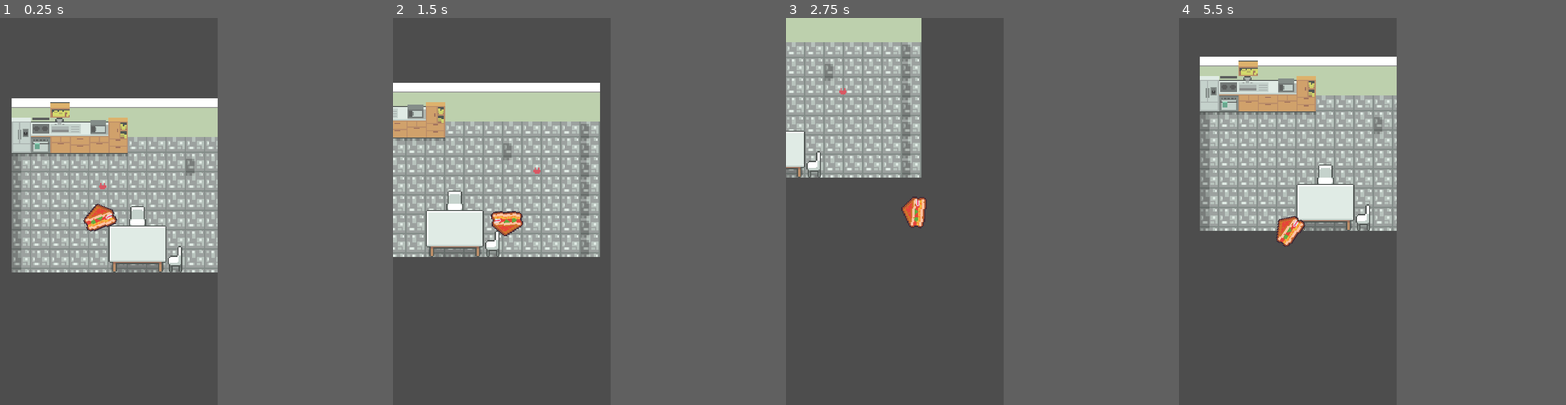
Above: before the commit, frames 1-4 (left to right).
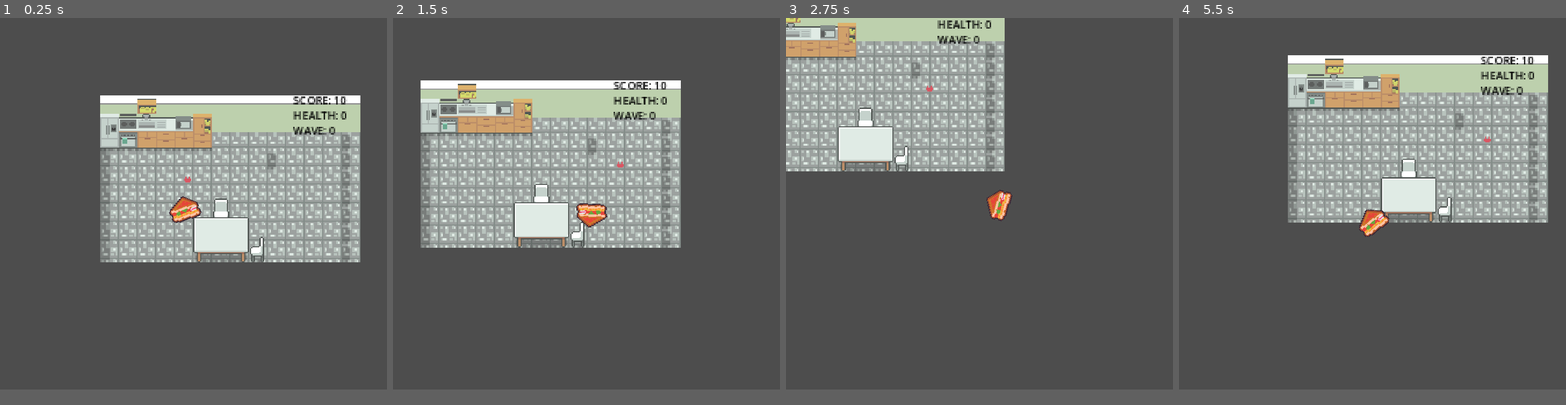
Above: after the commit, the same moments.

Repository: helenzhangyc/BurgerStrike
Game: Godot game, scene res://scenes/levels/Helen.tscn
The game is run twice, just before and just after one commit, with the same random seed, the same clock (stepped at 60 frames per second) and the same inputs. The project has no main scene, so this scene is started directly.
Inputs (mouse positions are in pixels of both pictures, inside the frame that each line leads up to):
- Up to frame 1 (0.25 s): no input
- Up to frame 2 (1.5 s): move the mouse to (547, 192) at 0.52 s; hold D (right) 0.53-1.28 s; tap Space (shoot) at 0.6, 1.35 s; move the mouse to (458, 230) at 1.27 s; hold S (down) from 1.28 s (still down)
- Up to frame 3 (2.75 s): move the mouse to (917, 126) at 2.02 s; release S (down) at 2.03 s; hold D (right) from 2.03 s (still down); tap Space (shoot) at 2.1 s
- Up to frame 4 (5.5 s): move the mouse to (1275, 288) at 2.77 s; release D (right) at 2.78 s; hold W (up) 2.78-3.53 s; tap Space (shoot) every 0.75 s from 2.85 to 5.1 s; move the mouse to (1353, 269) at 3.52 s; hold A (left) 3.53-5.03 s; move the mouse to (1221, 153) at 4.27 s; move the mouse to (1298, 211) at 5.02 s; hold S (down) from 5.03 s (still down)
The window is 450x800 before the commit and 800x768 after it. Grey fills any space a smaller window leaves; there, only what the larger window draws over its background counts as a difference.

The runs differ from the first frame. In frame 1, 35% of the frame differs, in the area x 3-94%, y 20-66%; in frame 2, 25%; in frame 3, 18%; in frame 4, 35%, in the area x 5-96%, y 9-60%.
Error after the commit: Invalid access to property or key 'change_score' on a base object of type 'Node (SignalBus.gd)'. (res://scenes/levels/ScoreLabel.gd:16)

Commit message:
Helen/UI (#6)
* queue-based shooting system

* implemented bullet queue for player

* add sauces

* add the ui for score, health, and wave display

Diff:
--- a/project.godot
+++ b/project.godot
@@ -22,7 +22,7 @@
 
 [display]
 
-window/size/viewport_width=540
+window/size/viewport_width=1000
 window/size/viewport_height=960
 window/stretch/mode="canvas_items"
 
--- a/scenes/levels/Helen.tscn
+++ b/scenes/levels/Helen.tscn
@@ -1,10 +1,11 @@
-[gd_scene load_steps=8 format=3 uid="uid://b7uqo3rkxvtah"]
+[gd_scene load_steps=9 format=3 uid="uid://b7uqo3rkxvtah"]
 
 [ext_resource type="Script" path="res://scripts/GameManager.gd" id="1_58sx5"]
 [ext_resource type="Texture2D" uid="uid://tpf23uytvwei" path="res://sprites/tileset.png" id="2_7w1ph"]
 [ext_resource type="PackedScene" uid="uid://cwre7pomfe73u" path="res://scenes/Player.tscn" id="3_5pmu0"]
 [ext_resource type="PackedScene" uid="uid://c0ujo7raol74o" path="res://scenes/Enemy.tscn" id="4_r0jya"]
 [ext_resource type="Script" path="res://scripts/Camera.gd" id="5_bdovx"]
+[ext_resource type="Script" path="res://scenes/levels/ScoreLabel.gd" id="6_lbpms"]
 
 [sub_resource type="TileSetAtlasSource" id="TileSetAtlasSource_lrw20"]
 texture = ExtResource("2_7w1ph")
@@ -294,3 +295,25 @@
 script = ExtResource("5_bdovx")
 TargetNodepath = NodePath("../Player")
 lerpspeed = 0.1
+
+[node name="UserInterface" type="Control" parent="."]
+layout_mode = 3
+anchors_preset = 0
+offset_right = 40.0
+offset_bottom = 40.0
+
+[node name="ScoreLabel" type="Label" parent="UserInterface"]
+layout_mode = 0
+offset_left = 54.0
+offset_top = -83.0
+offset_right = 107.0
+offset_bottom = -41.0
+scale = Vector2(1.03473, 1.06826)
+theme_override_colors/font_color = Color(0, 0, 0, 1)
+theme_override_constants/line_spacing = -2
+theme_override_font_sizes/font_size = 9
+text = "Score: 0
+Health: 0
+Wave: 0"
+uppercase = true
+script = ExtResource("6_lbpms")
--- /dev/null
+++ b/scenes/levels/RichTextLabel.gd
@@ -0,0 +1,11 @@
+extends RichTextLabel
+
+
+# Called when the node enters the scene tree for the first time.
+func _ready():
+	pass # Replace with function body.
+
+
+# Called every frame. 'delta' is the elapsed time since the previous frame.
+func _process(delta):
+	pass
--- /dev/null
+++ b/scenes/levels/ScoreLabel.gd
@@ -0,0 +1,21 @@
+extends Label
+
+@onready var signal_bus = get_node("/root/SignalBus")
+
+var score = 10
+var health = 0
+var wave = 0
+
+func _on_change_score():
+	score += 1
+	text = "Score: %s" % score
+
+
+# Called when the node enters the scene tree for the first time.
+func _ready():
+	signal_bus.change_score.connect(_on_change_score)
+
+
+# Called every frame. 'delta' is the elapsed time since the previous frame.
+func _process(delta):
+	self.text = "Score: " + str(score) + "\n" + "Health: " + str(health) + "\n" + "Wave: " + str(wave)
--- a/scripts/Bullet.gd
+++ b/scripts/Bullet.gd
@@ -2,6 +2,8 @@
 
 @export var speed: int = 200
 @export var dir: Vector2 = Vector2(0, -1)
+
+@onready var shooter = load("res://scripts/Shooter.gd").new()
 
 func set_dir(dir):
 	self.dir = dir
--- a/scripts/GameManager.gd
+++ b/scripts/GameManager.gd
@@ -21,6 +21,7 @@
 	var bullet = bullet_scene.instantiate()
 	bullet.global_position = location
 	bullet.rotation = rotation
+
 	#bullet_container.add_child(bullet)
 
 func _on_bullet_shoot_player(bullet_scene, location, rotation):
@@ -31,4 +32,5 @@
 	# var curr_bullet_type = shooter.shoot_bullet(shooter.shooting_queue)
 	# bullet.modulate = shooter.bullet_type[curr_bullet_type]
 
+
 	pass
--- a/scripts/Player.gd
+++ b/scripts/Player.gd
@@ -11,6 +11,7 @@
 	look_at(get_global_mouse_position())
 	# handle shooting
 	if Input.is_action_just_pressed('shoot'):
+
 		var bullet = $Shooter.use_bullet()
 		print("shooting bullet", bullet)
 		if bullet != null:
--- a/scripts/Shooter.gd
+++ b/scripts/Shooter.gd
@@ -1,4 +1,5 @@
 extends Node
+
 
 @export var ammunition: Array[SauceItem]
 
@@ -14,6 +15,7 @@
 }
 
 func add_bullet(item):
+
 	if len(ammunition) < max_queue_size:
 		ammunition.push_back(item)
 
Not shown: 2 places in scenes/PlayerBullet.tscn that only renumber resources
